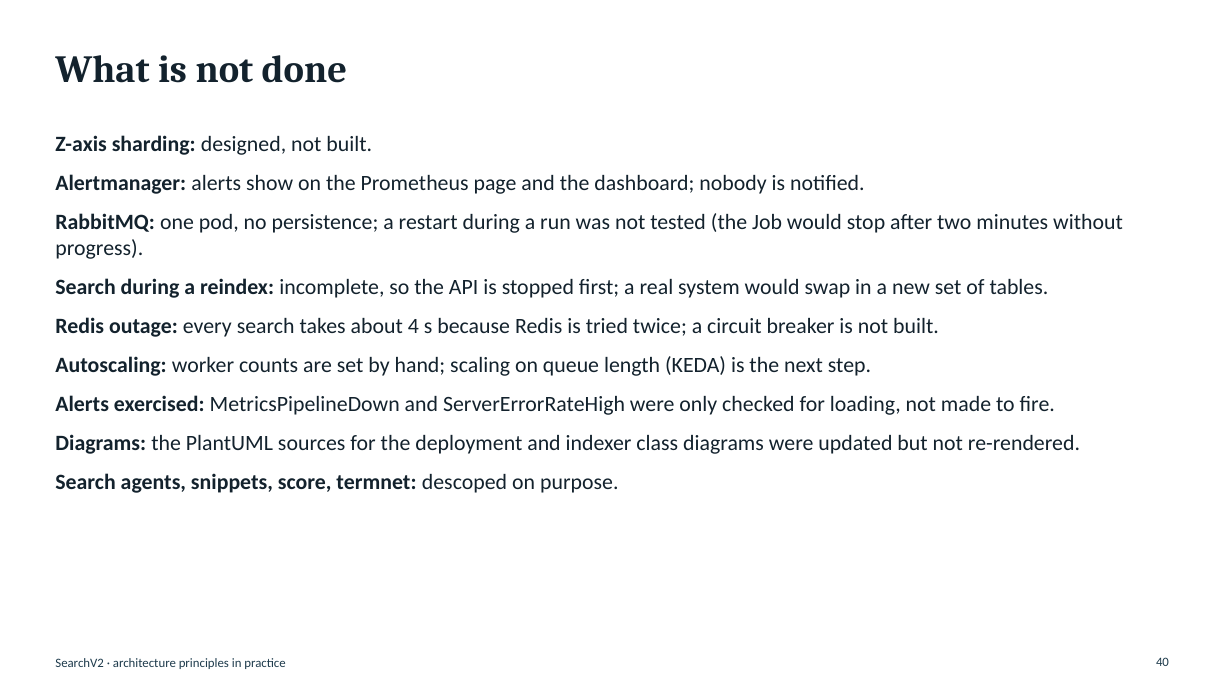
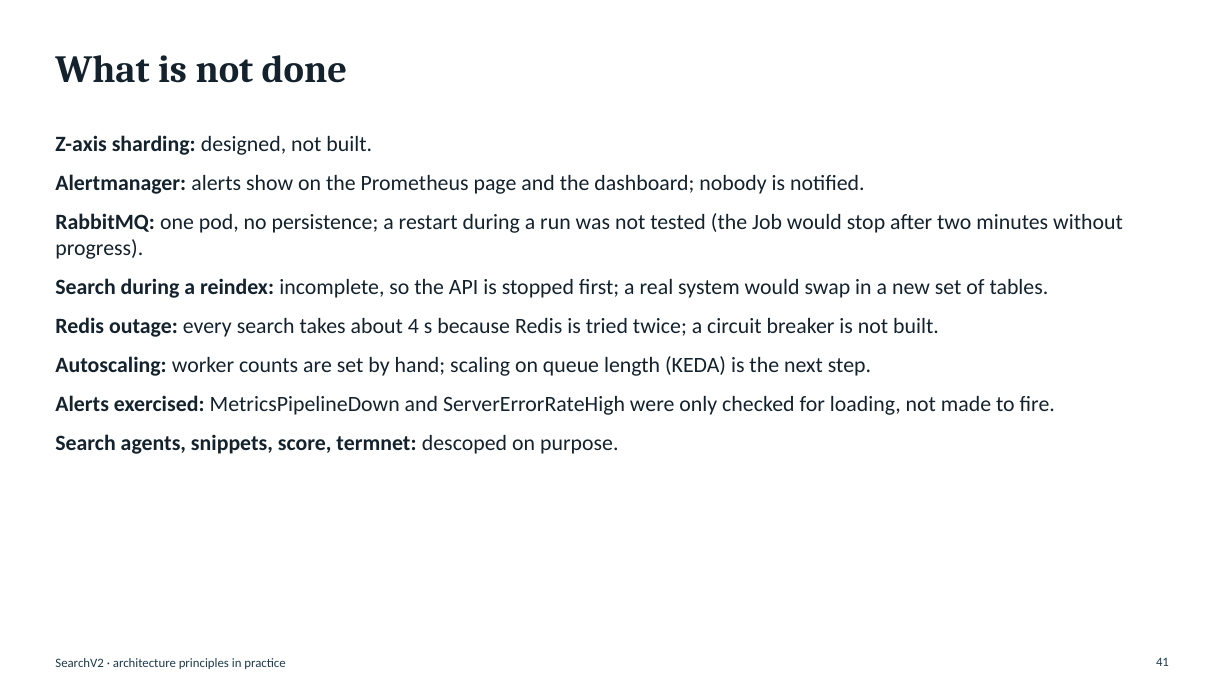
Before and after one commit to searchv2/searchv2, a slide deck: slide 41 of presentation/searchv2-exam.pptx (slide 40 before the commit). Drawn at 1232x693 pixels with LibreOffice and Linux fonts; fonts in the diff are those of the drawing. Boxes give left, top, right and bottom in pixels: in the first picture for what was removed or moved away, otherwise in the second. Text is boxed around its words. In the diff, an @@ line names an element or a change of style, - is before the commit and + after.

```diff
--- a/presentation/searchv2-exam.pptx
+++ b/presentation/searchv2-exam.pptx
@@ text at (55, 434, 1080, 454): paragraph removed @@
-• Diagrams: the PlantUML sources for the deployment and indexer class diagrams were updated but not re-rendered.
@@ page number at (1156, 657, 1169, 666): text changed @@
-40
+41
```
Also in this commit, not shown: 4 other slides changed, 1 slide added, 13 other files.
